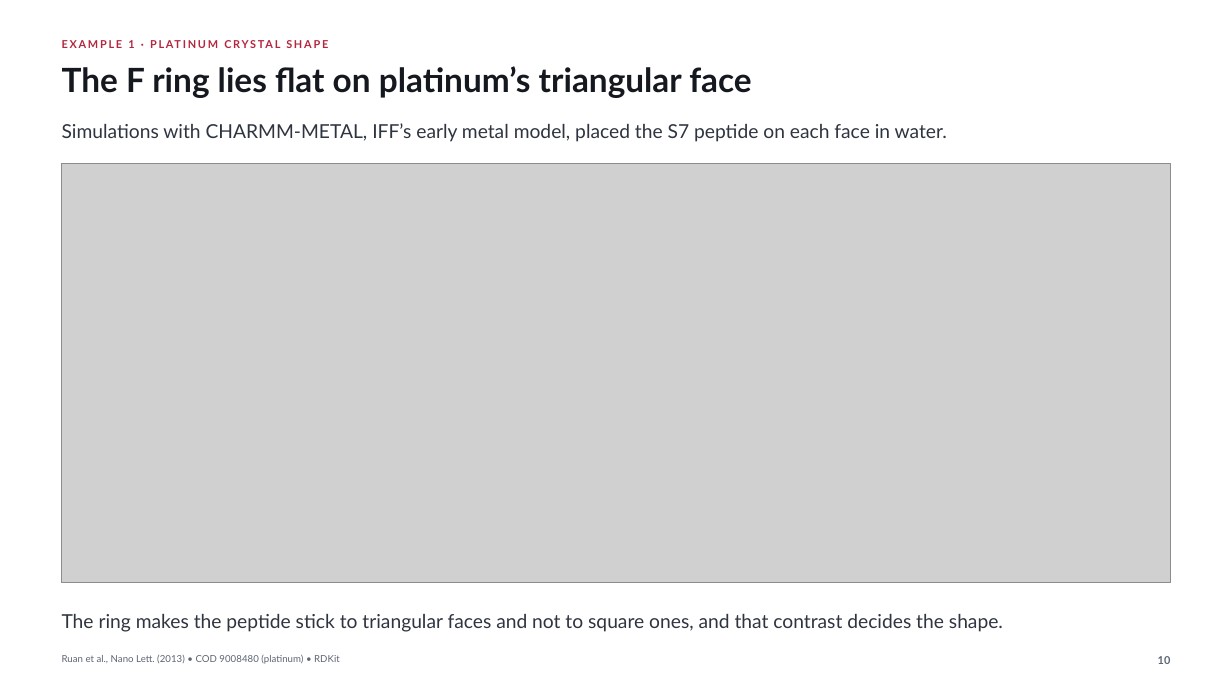
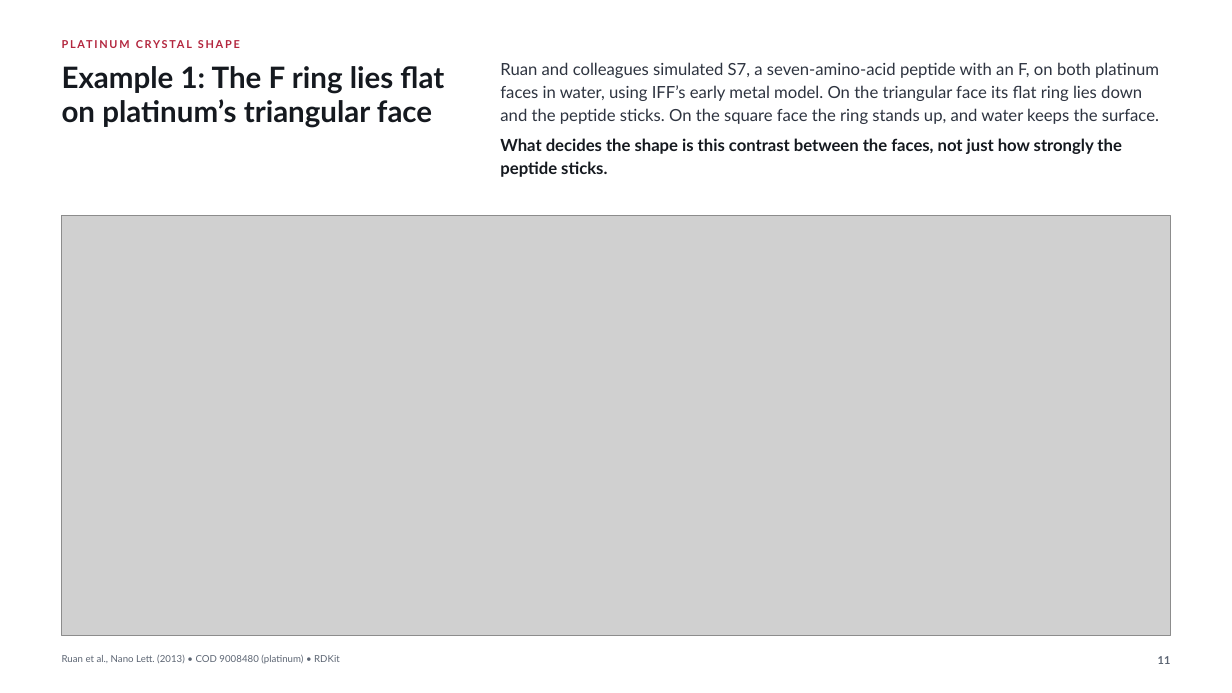
Before and after one commit to fl-sean03/fl-sean03.github.io, a slide deck: slide 11 of static/decks/interface-force-field/downloads/iff-visual-showcase.pptx (slide 10 before the commit). Drawn at 1232x693 pixels with LibreOffice and Linux fonts; fonts in the diff are those of the drawing; grey boxes stand for pictures. Boxes give left, top, right and bottom in pixels: in the first picture for what was removed or moved away, otherwise in the second. Text is boxed around its words. In the diff, an @@ line names an element or a change of style, - is before the commit and + after.

Commit message:
Add plain explanations to every IFF slide and redraw the five terms
Each picture slide now has two to four plain sentences beside its title
and a takeaway at its foot, the same in the viewer, the PowerPoint and
the PDF. The five energy terms are redrawn as five panels of one ethanol
and one water, each keeping only its own atoms in colour and drawing its
motion on the geometry, with the stretch along the O–H bond, the bend
centred on the oxygen, the twist about the C–C axis, the van der Waals
pair ringed and joined, and δ+ and δ− on the charged pair. A new third
slide shows why it matters through catalysts, medicine, bones and teeth,
and cement. The examples are numbered 1 to 3, the IFF Agent slide shows
its eight steps as small pictures built from the deck’s own figures and
rhodium’s published values, and the thank-you slide folds into the
answer, so the deck stays at 15 slides. The platinum result is stated
more cautiously, as a shift from cubes toward tetrahedra.

source/README.md explains how each picture is made, how to rebuild and
check the deck and how it was iterated, and it replaces
SOURCE-REBUILD.md. The checks it names now live in source/, with
verify.py for three-format parity, metadata and wording, interact.py for
the viewer controls and title.py for the Writings title image. A code
review then removed unused options from the build and figure code
without changing any output.

Claude-Session: 1e0464e8-20be-5170-b059-13392d79747b
Claude-Agent: iff-deck-designer

```diff
--- a/static/decks/interface-force-field/downloads/iff-visual-showcase.pptx
+++ b/static/decks/interface-force-field/downloads/iff-visual-showcase.pptx
@@ text at bbox=[62, 66, 444, 93]: text changed; size 26 to 23 pt @@
-The F ring lies flat on platinum’s triangular face
+Example 1: The F ring lies flat
@@ text added at bbox=[500, 62, 1091, 78], 13 pt, text #2E3440 @@
+Ruan and colleagues simulated S7, a seven-amino-acid peptide with an F, on both platinum
@@ text added at bbox=[500, 85, 1142, 101], 13 pt, text #2E3440 @@
+faces in water, using IFF’s early metal model. On the triangular face its flat ring lies down
@@ text at bbox=[635, 62, 1159, 154]: text changed @@
-EXAMPLE 1 · PLATINUM CRYSTAL SHAPE
+PLATINUM CRYSTAL SHAPE
@@ text added at bbox=[62, 99, 432, 127], 23 pt, text #15191F, bold @@
+on platinum’s triangular face
@@ text added at bbox=[500, 108, 1159, 124], 13 pt, text #2E3440 @@
+and the peptide sticks. On the square face the ring stands up, and water keeps the surface.
@@ text removed at bbox=[62, 123, 947, 142] @@
-Simulations with CHARMM-METAL, IFF’s early metal model, placed the S7 peptide on each face in water.
@@ text added at bbox=[500, 138, 1122, 154], 13 pt, text #15191F, bold @@
+What decides the shape is this contrast between the faces, not just how strongly the
@@ text added at bbox=[500, 161, 607, 177], 13 pt, text #15191F, bold @@
+peptide sticks.
@@ picture: place and size @@
-picture at bbox=[62, 164, 1171, 583]
+picture at bbox=[62, 215, 1171, 635]
@@ text removed at bbox=[62, 614, 944, 632] @@
-The ring makes the peptide stick to triangular faces and not to square ones, and that contrast decides the shape.
@@ text at bbox=[1158, 656, 1171, 664]: text changed @@
-10
+11
```
Also in this commit, not shown: 12 other slides changed, 2 slides added, 2 slides removed, 32 other files.
